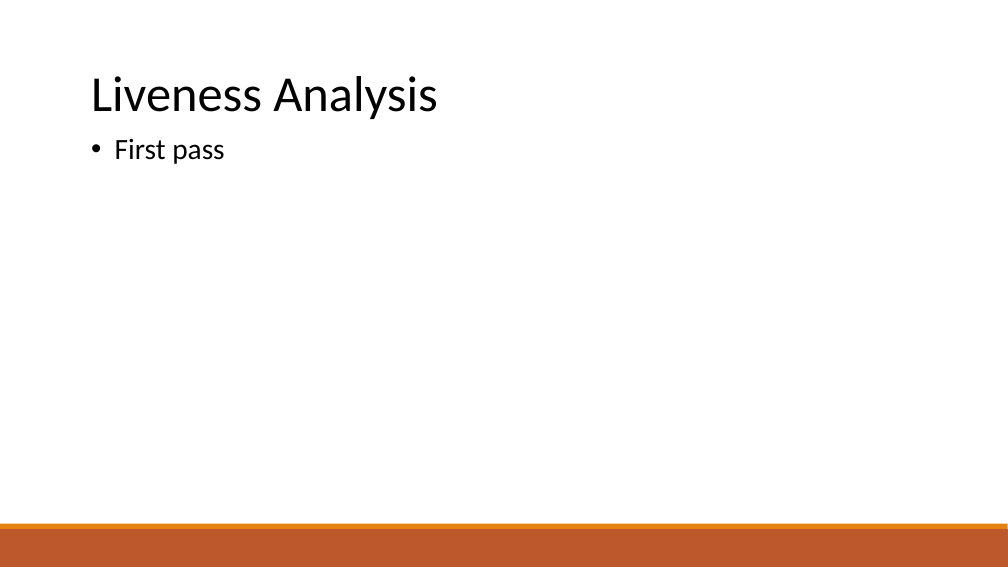
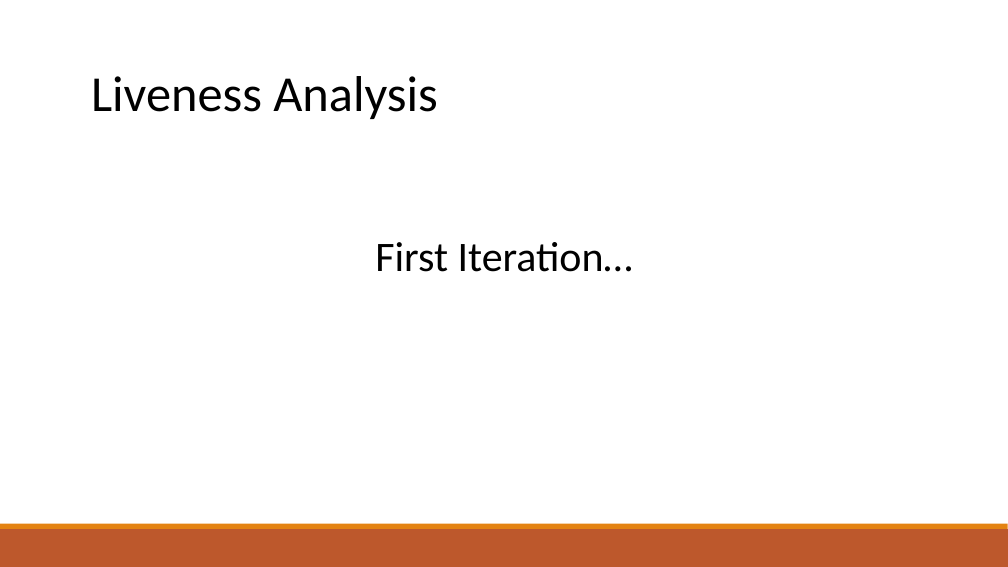
Before and after one commit to raghadzeidan/COMPILATION_TAU_FOR_STUDENTS, a slide deck: slide 8 of new_slides/register_allocation.pptx (slide 7 before the commit). Drawn at 1008x567 pixels with LibreOffice and Linux fonts; fonts in the diff are those of the drawing. Boxes give left, top, right and bottom in pixels: in the first picture for what was removed or moved away, otherwise in the second. Text is boxed around its words. In the diff, an @@ line names an element or a change of style, - is before the commit and + after.

```diff
--- a/new_slides/register_allocation.pptx
+++ b/new_slides/register_allocation.pptx
@@ text removed at box(115, 138, 224, 164) @@
-• First pass
@@ text added at box(375, 242, 633, 272), 40 pt, text #000000 @@
+First Iteration…
```
Also in this commit, not shown: 4 other slides changed, 48 slides added, 1 slide removed, 1 other file.
